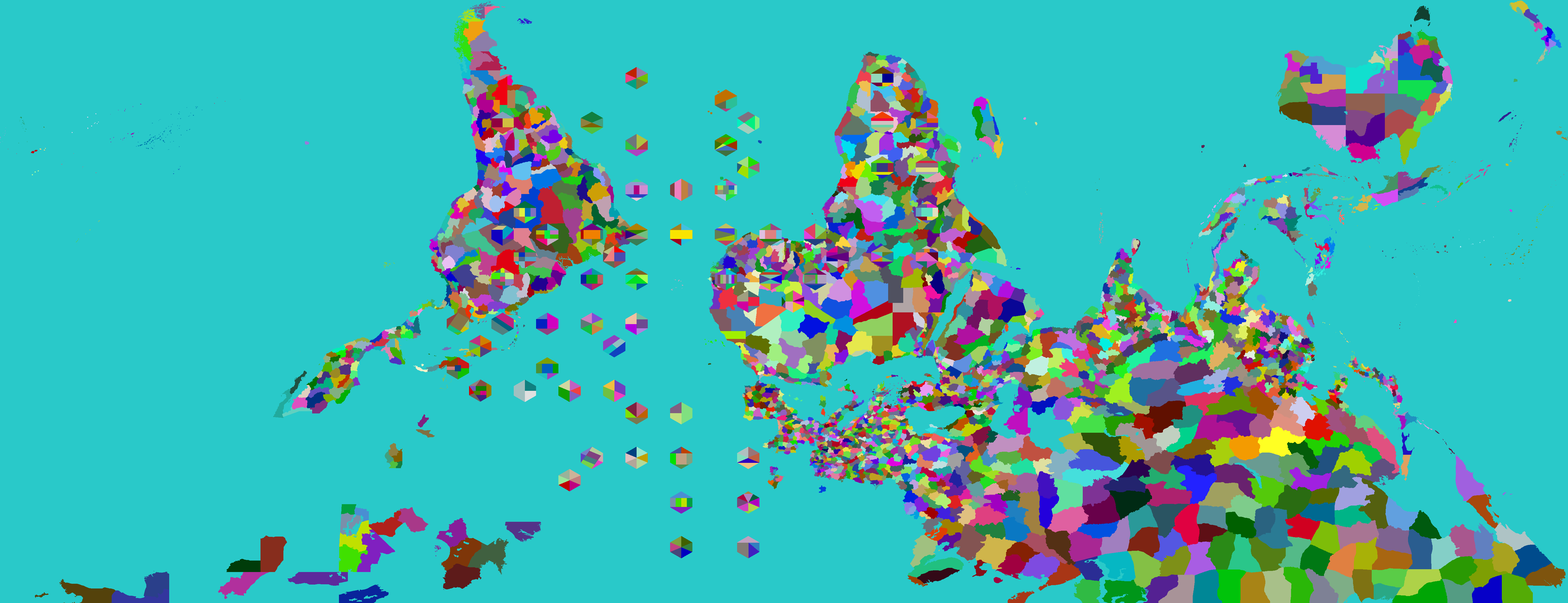
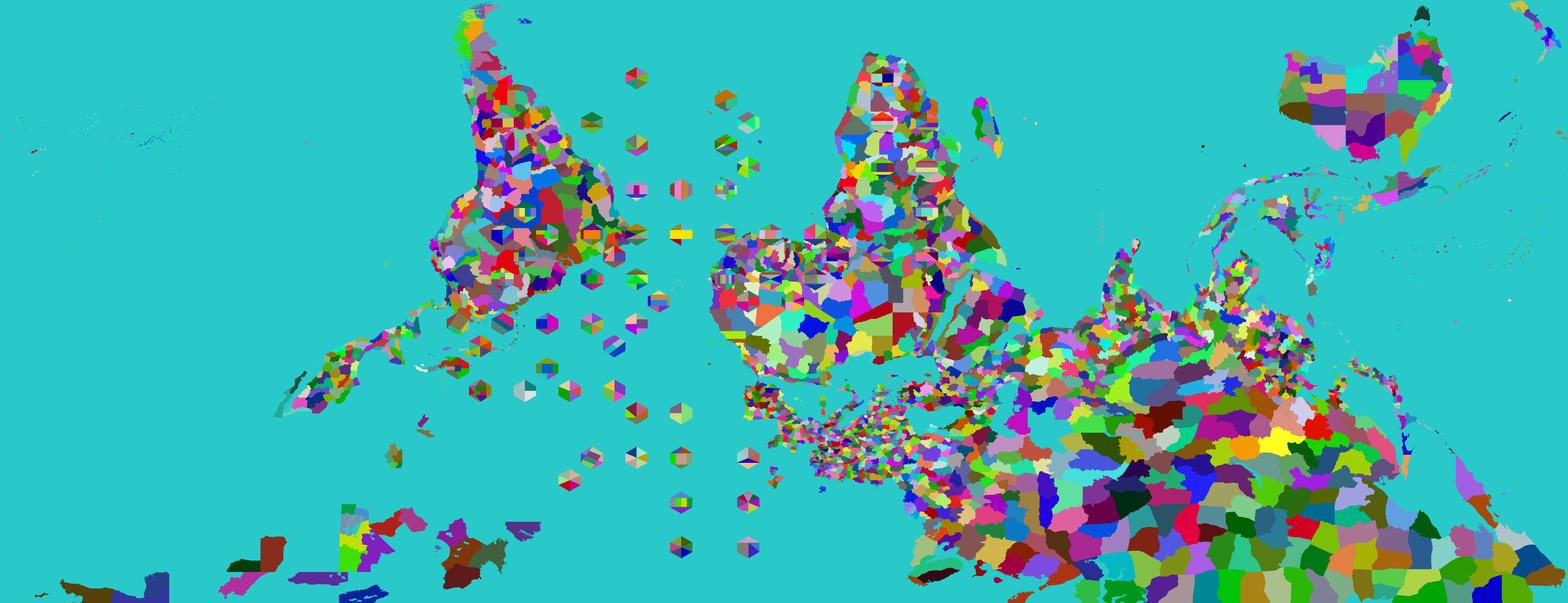
Before/after of a w=1568, h=603 layered artwork. What changed in the layer stack:
painted on "Provinces" over [647, 290, 815, 455]
